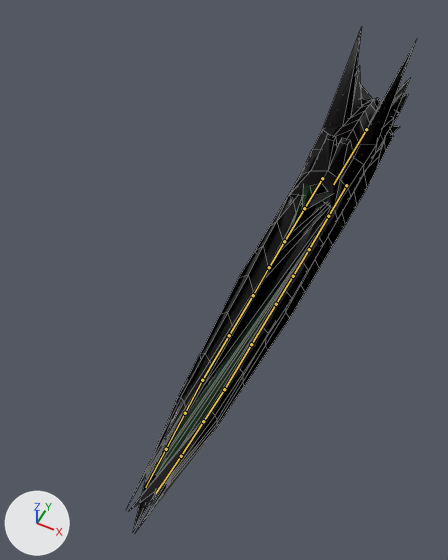
A saved change to the FBX model Assets/Art/Models/PlasmaRifle.fbx.
The view is the same before and after, from a 50 mm lens placed at (1.19, -4.12, 3.97), pointed at (-0.39, -0.97, 0.04). Arrows for +X, +Y and +Z are at lower left; the lights stay in place. Both versions are drawn at frame 1 of the action 'Armature|PlasmaRifleAction'; the numbers are the values there. The bones that bend it are drawn over the model as lines. Mesh edges are drawn as thin lines.

The first picture shows 'PlasmaRifle', 'PlasmaRifle_inner'.
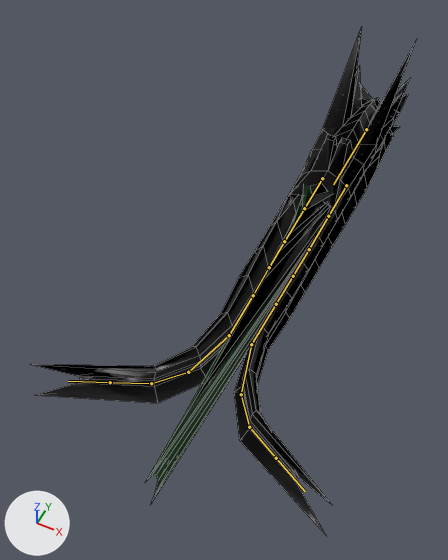
The edits, one by one:
Bone 'Bone_L.005' (bone_bone_l_005) turns from (0, 0, 0) to (0, 0, -16) degrees about its own x, y and z.
Bone 'Bone_L.003' (bone_bone_l_003) turns from (0, 0, 0) to (-10, -4, -23) degrees about its own x, y and z.
Bone 'Bone_L.004' (bone_bone_l_004) turns from (0, 0, 0) to (1, 4, -24) degrees about its own x, y and z.
Bone 'Bone_R.005' (bone_bone_r_005) turns from (0, 0, 0) to (0, 0, 16) degrees about its own x, y and z.
Bone 'Bone_R.003' (bone_bone_r_003) turns from (0, 0, 0) to (-10, 4, 23) degrees about its own x, y and z.
Bone 'Bone_R.004' (bone_bone_r_004) turns from (0, 0, 0) to (1, -4, 24) degrees about its own x, y and z.

Changed parts and their boxes [x1, y1, x2, y2] in the pictures (448 x 560 px):
'PlasmaRifle', posed (33% wider): before [127, 29, 417, 532]; after [31, 29, 417, 535]
bone 'Bone_L.005', root to tip: before (251, 344) to (224, 389); after (251, 344) to (241, 394)
bone 'Bone_L.003', root to tip: before (224, 389) to (203, 421); after (241, 394) to (249, 427)
bone 'Bone_L.004', root to tip: before (203, 421) to (181, 456); after (249, 427) to (276, 458)
bone 'Bone_R.005', root to tip: before (229, 335) to (202, 380); after (229, 335) to (188, 372)
bone 'Bone_R.003', root to tip: before (202, 380) to (185, 413); after (188, 372) to (151, 383)
bone 'Bone_R.004', root to tip: before (185, 413) to (166, 449); after (151, 383) to (110, 382)
